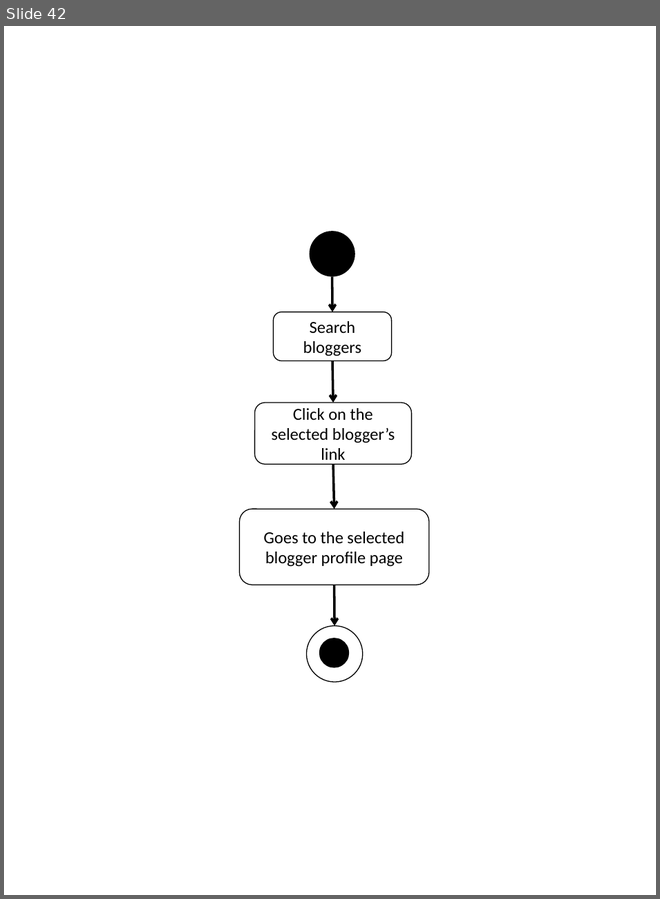
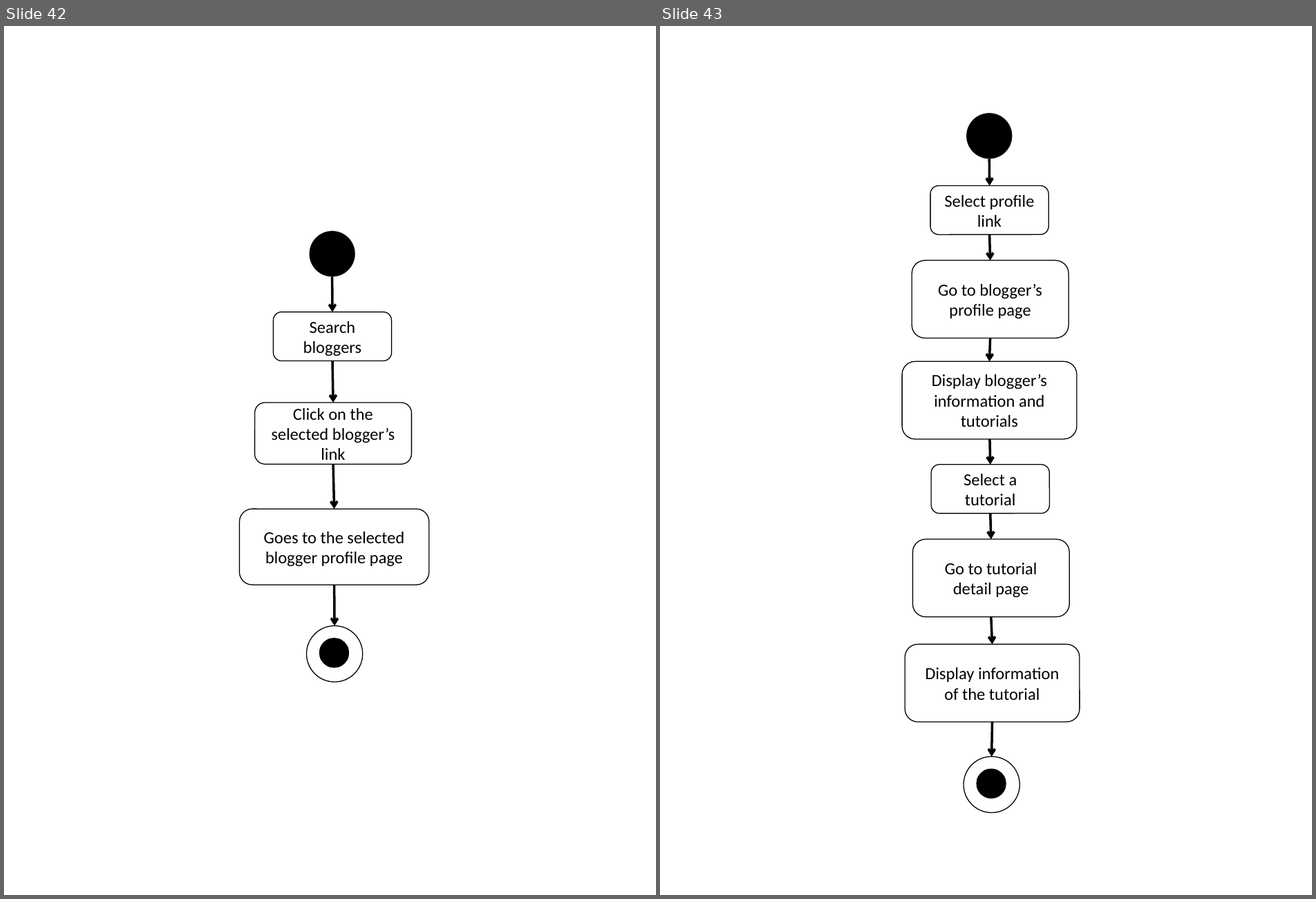
Before and after one commit to asciidaitoon/HanDIYcraft, a slide deck: Design/AD mob.pptx. Shown side by side, each under a label of ours: slide 42 before the commit, slides 42 and 43 after it. The pictures are 660x899 and 1316x899 pixels, drawn with LibreOffice and Linux fonts; fonts in the diff are those of the drawing. Boxes give left, top, right and bottom in pixels: in the first picture for what was removed or moved away, otherwise in the second. Text is boxed around its words. In the diff, an @@ line names an element or a change of style, - is before the commit and + after.

```diff
--- a/Design/AD mob.pptx
+++ b/Design/AD mob.pptx
@@ slide 43 added at (660, 26, 1312, 895), background #FFFFFF @@
@@ ellipse added at (966, 113, 1012, 159), fill #000000 @@
@@ arrow added from (990, 159) to (990, 186), #000000 2 pt @@
@@ rounded rectangle added at (930, 186, 1048, 234), fill #FFFFFF, outline #000000 0.75 pt, 14 pt, text #000000 @@
+Select profile link
@@ arrow added from (990, 234) to (991, 261), #000000 2 pt @@
@@ rounded rectangle added at (912, 261, 1068, 338), fill #FFFFFF, outline #000000 0.75 pt, 14 pt, text #000000 @@
+Go to blogger’s profile page
@@ arrow added from (991, 338) to (990, 361), #000000 2 pt @@
@@ rounded rectangle added at (901, 361, 1077, 439), fill #FFFFFF, outline #000000 0.75 pt, 14 pt, text #000000 @@
+Display blogger’s information and tutorials
@@ arrow added from (990, 425) to (991, 465), #000000 2 pt @@
@@ rounded rectangle added at (931, 465, 1049, 514), fill #FFFFFF, outline #000000 0.75 pt, 14 pt, text #000000 @@
+Select a tutorial
@@ arrow added from (991, 514) to (991, 540), #000000 2 pt @@
@@ rounded rectangle added at (913, 540, 1069, 617), fill #FFFFFF, outline #000000 0.75 pt, 14 pt, text #000000 @@
+Go to tutorial detail page
@@ arrow added from (991, 617) to (992, 644), #000000 2 pt @@
@@ rounded rectangle added at (905, 644, 1080, 722), fill #FFFFFF, outline #000000 0.75 pt, 14 pt, text #000000 @@
+Display information of the tutorial
@@ arrow added from (992, 722) to (991, 757), #000000 2 pt @@
@@ ellipse added at (964, 757, 1020, 814), fill #FFFFFF, outline #000000 0.75 pt @@
@@ ellipse added at (977, 769, 1006, 799), fill #000000 @@
```
Also in this commit, not shown: 1 other slide added, 2 other files.
